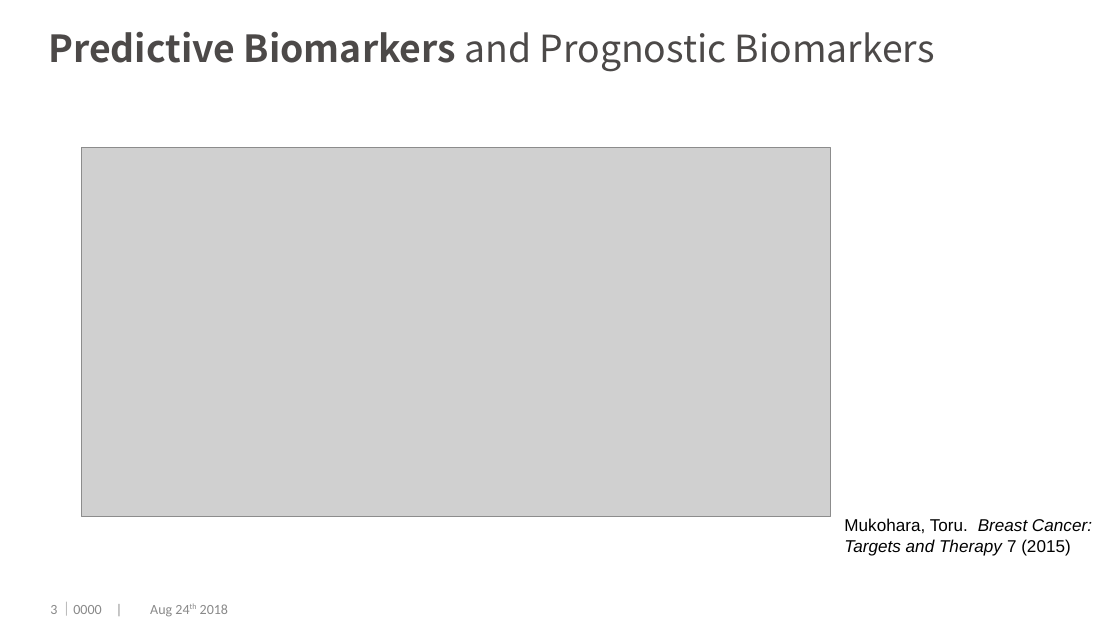
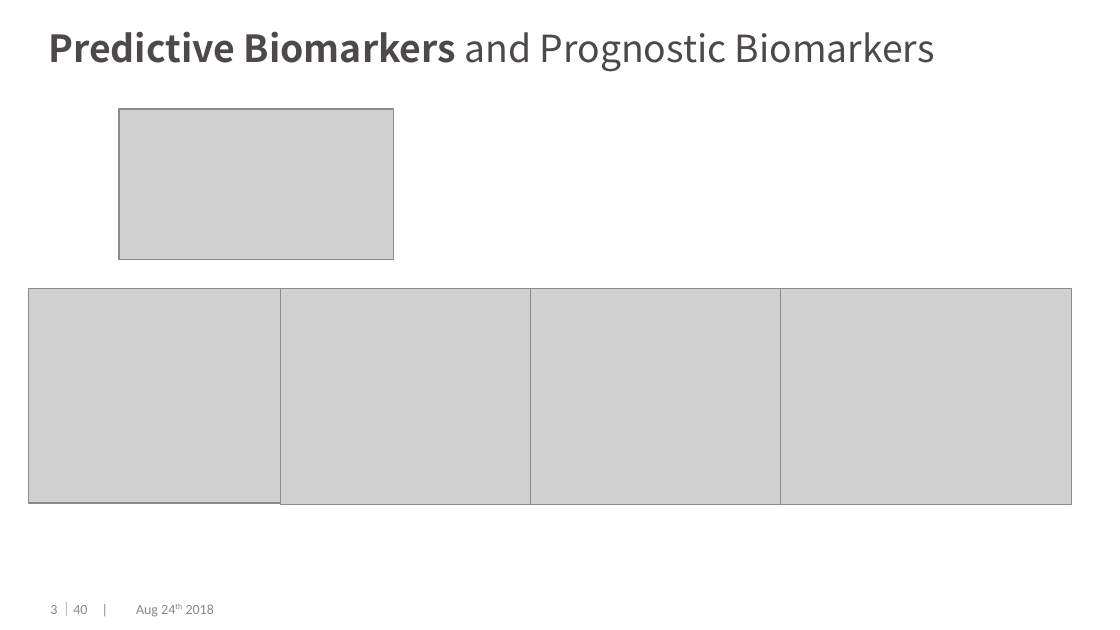
Before and after one commit to dengwx11/GroupLasso, a slide deck: slide 4 of manu & slides/Final.pptx. Drawn at 1120x630 pixels with LibreOffice and Linux fonts; fonts in the diff are those of the drawing; grey boxes stand for pictures; background and template pictures are left out. Boxes give left, top, right and bottom in pixels: in the first picture for what was removed or moved away, otherwise in the second. Text is boxed around its words. In the diff, an @@ line names an element or a change of style, - is before the commit and + after.

```diff
--- a/manu & slides/Final.pptx
+++ b/manu & slides/Final.pptx
@@ picture added at [119, 109, 393, 259] @@
@@ picture removed at [82, 148, 831, 516] @@
@@ picture added at [28, 289, 319, 504] @@
@@ picture added at [280, 289, 571, 505] @@
@@ picture added at [531, 289, 822, 505] @@
@@ picture added at [781, 289, 1072, 505] @@
@@ text removed at [844, 518, 1092, 556] @@
-Mukohara, Toru. Breast Cancer: Targets and Therapy 7 (2015)
@@ text at [59, 602, 214, 617]: text changed @@
-｜0000 | Aug 24th 2018
+｜40 | Aug 24th 2018
```
Also in this commit, not shown: 32 other slides changed, 7 slides added, 6 slides removed, 11 other files.
